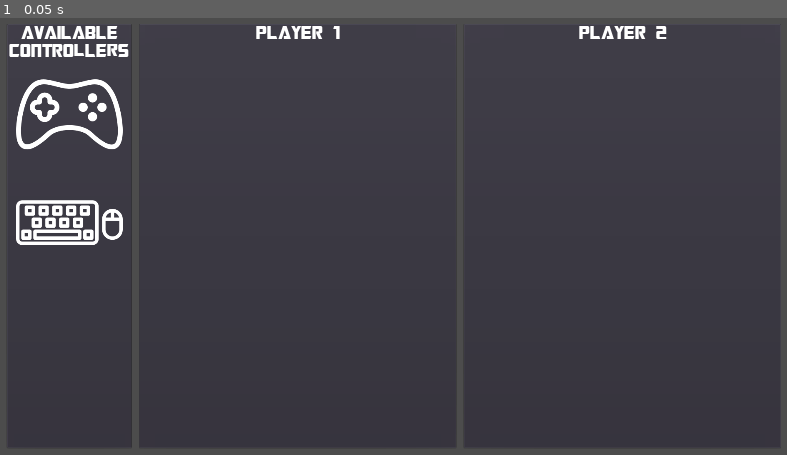
Above: before the commit, frame 1.
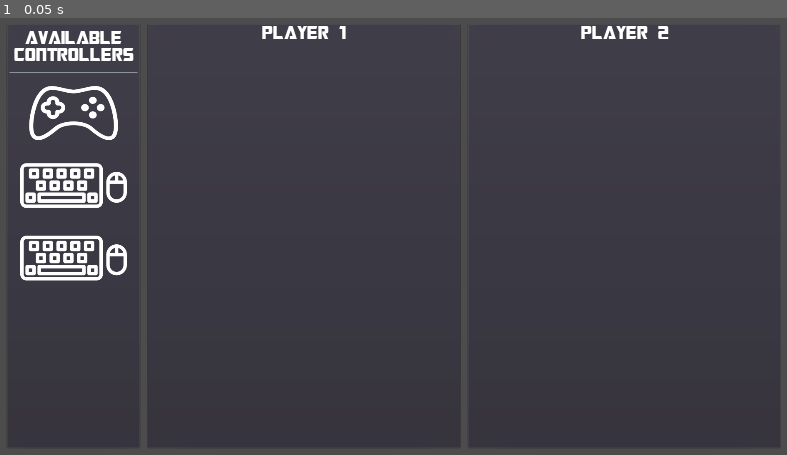
Above: after the commit, the same moment.

Repository: Reituag/DiscoBowl
Game: Godot game, scene res://Sources/UI/CharacterSelection/CharSelect_Menu.tscn
The game is run twice, just before and just after one commit, with the same random seed, the same clock (stepped at 60 frames per second) and the same inputs. This scene is started directly instead of the project's main scene.
Inputs:
- Up to frame 1 (0.05 s): no input

The runs differ from the first frame. In frame 1, 4.2% of the frame differs, in the area x 1-86%, y 1-61%.

Commit message:
Icon resize, Menu Script addition
Resizing of icons, to obtain similar ratio
Addition of a script on CharSelect_Menu in order to add dynamically controller indicators

Diff:
--- a/Project/Art/Icons/console.svg
+++ b/Project/Art/Icons/console.svg
@@ -11,12 +11,12 @@
    id="Capa_1"
    x="0px"
    y="0px"
-   viewBox="0 0 256.00001 256.00001"
+   viewBox="0 0 256.00001 170.00001"
    xml:space="preserve"
    sodipodi:docname="console.svg"
    inkscape:version="1.0.2 (e86c870879, 2021-01-15, custom)"
    width="256"
-   height="256"><metadata
+   height="170"><metadata
    id="metadata73"><rdf:RDF><cc:Work
        rdf:about=""><dc:format>image/svg+xml</dc:format><dc:type
          rdf:resource="http://purl.org/dc/dcmitype/StillImage" /><dc:title></dc:title></cc:Work></rdf:RDF></metadata><defs
@@ -40,167 +40,170 @@
    inkscape:window-x="-9"
    inkscape:window-y="-9"
    inkscape:window-maximized="1"
-   inkscape:current-layer="Capa_1"
+   inkscape:current-layer="layer1"
    inkscape:document-rotation="0" />
+
+
+
+
+
+
+
+
+
+
+
+
+
+
+
+
+
+
+
+
+
 <g
-   id="g6"
-   style="fill:#ffffff;fill-opacity:1;stroke-width:1.25447"
-   transform="matrix(0.79714715,0,0,0.79714715,-3.0931695e-4,3.5079876e-4)">
+   inkscape:groupmode="layer"
+   id="layer1"
+   inkscape:label="Controller"><g
+     id="g6"
+     style="fill:#ffffff;fill-opacity:1;stroke-width:1.56348"
+     transform="matrix(0.66374179,0,0,0.61633166,21.420991,-13.965712)">
 	<g
    id="g4"
-   style="fill:#ffffff;fill-opacity:1;stroke:none;stroke-width:1.25447;stroke-opacity:1">
+   style="fill:#ffffff;fill-opacity:1;stroke:none;stroke-width:1.56348;stroke-opacity:1">
 		<path
    d="m 320.973,200.981 c -0.8,-18.4 -4,-38.8 -8.8,-58 -4.8,-18.4 -10.8,-35.6 -18,-48.8 -28,-49.2 -58.4,-41.6 -94.8,-32 …(993 unchanged characters)…
    id="path2"
-   style="fill:#ffffff;fill-opacity:1;stroke:none;stroke-width:1.25447;stroke-opacity:1" />
-	</g>
-</g>
-<g
-   id="g12"
-   style="fill:#ffffff;fill-opacity:1;stroke-width:1.25447"
-   transform="matrix(0.79714715,0,0,0.79714715,-3.0931695e-4,3.5079876e-4)">
+   style="fill:#ffffff;fill-opacity:1;stroke:none;stroke-width:1.56348;stroke-opacity:1" />
+	</g>
+</g><g
+     id="g12"
+     style="fill:#ffffff;fill-opacity:1;stroke-width:1.56348"
+     transform="matrix(0.66374179,0,0,0.61633166,21.420991,-13.965712)">
 	<g
    id="g10"
-   style="fill:#ffffff;fill-opacity:1;stroke-width:1.25447">
+   style="fill:#ffffff;fill-opacity:1;stroke-width:1.56348">
 		<path
    d="m 123.773,122.981 c -4,-3.6 -8.8,-6.4 -14.4,-6.8 -0.4,-5.2 -2.8,-10.4 -6.4,-14 l -0.4,-0.4 c -4.4,-4.4 -10,-6.8 - …(952 unchanged characters)…
    id="path8"
-   style="fill:#ffffff;fill-opacity:1;stroke-width:1.25447" />
-	</g>
-</g>
-<g
-   id="g18"
-   style="fill:#ffffff;fill-opacity:1;stroke-width:1.25447"
-   transform="matrix(0.79714715,0,0,0.79714715,-3.0931695e-4,3.5079876e-4)">
+   style="fill:#ffffff;fill-opacity:1;stroke-width:1.56348" />
+	</g>
+</g><g
+     id="g18"
+     style="fill:#ffffff;fill-opacity:1;stroke-width:1.56348"
+     transform="matrix(0.66374179,0,0,0.61633166,21.420991,-13.965712)">
 	<g
    id="g16"
-   style="fill:#ffffff;fill-opacity:1;stroke-width:1.25447">
+   style="fill:#ffffff;fill-opacity:1;stroke-width:1.56348">
 		<circle
    cx="230.173"
    cy="110.981"
    r="14"
    id="circle14"
-   style="fill:#ffffff;fill-opacity:1;stroke-width:1.25447" />
-	</g>
-</g>
-<g
-   id="g24"
-   style="fill:#ffffff;fill-opacity:1;stroke-width:1.25447"
-   transform="matrix(0.79714715,0,0,0.79714715,-3.0931695e-4,3.5079876e-4)">
+   style="fill:#ffffff;fill-opacity:1;stroke-width:1.56348" />
+	</g>
+</g><g
+     id="g24"
+     style="fill:#ffffff;fill-opacity:1;stroke-width:1.56348"
+     transform="matrix(0.66374179,0,0,0.61633166,21.420991,-13.965712)">
 	<g
    id="g22"
-   style="fill:#ffffff;fill-opacity:1;stroke-width:1.25447">
+   style="fill:#ffffff;fill-opacity:1;stroke-width:1.56348">
 		<circle
    cx="230.173"
    cy="167.78101"
    r="14"
    id="circle20"
-   style="fill:#ffffff;fill-opacity:1;stroke-width:1.25447" />
-	</g>
-</g>
-<g
-   id="g30"
-   style="fill:#ffffff;fill-opacity:1;stroke-width:1.25447"
-   transform="matrix(0.79714715,0,0,0.79714715,-3.0931695e-4,3.5079876e-4)">
+   style="fill:#ffffff;fill-opacity:1;stroke-width:1.56348" />
+	</g>
+</g><g
+     id="g30"
+     style="fill:#ffffff;fill-opacity:1;stroke-width:1.56348"
+     transform="matrix(0.66374179,0,0,0.61633166,21.420991,-13.965712)">
 	<g
    id="g28"
-   style="fill:#ffffff;fill-opacity:1;stroke-width:1.25447">
+   style="fill:#ffffff;fill-opacity:1;stroke-width:1.56348">
 		<circle
    cx="201.77299"
    cy="139.381"
    r="14"
    id="circle26"
-   style="fill:#ffffff;fill-opacity:1;stroke-width:1.25447" />
-	</g>
-</g>
-<g
-   id="g36"
-   style="fill:#ffffff;fill-opacity:1;stroke-width:1.25447"
-   transform="matrix(0.79714715,0,0,0.79714715,-3.0931695e-4,3.5079876e-4)">
+   style="fill:#ffffff;fill-opacity:1;stroke-width:1.56348" />
+	</g>
+</g><g
+     id="g36"
+     style="fill:#ffffff;fill-opacity:1;stroke-width:1.56348"
+     transform="matrix(0.66374179,0,0,0.61633166,21.420991,-13.965712)">
 	<g
    id="g34"
-   style="fill:#ffffff;fill-opacity:1;stroke-width:1.25447">
+   style="fill:#ffffff;fill-opacity:1;stroke-width:1.56348">
 		<circle
    cx="258.573"
    cy="139.381"
    r="14"
    id="circle32"
-   style="fill:#ffffff;fill-opacity:1;stroke-width:1.25447" />
-	</g>
-</g>
-<g
-   id="g38"
-   style="fill:#ffffff;fill-opacity:1;stroke-width:1.25447"
-   transform="matrix(0.79714715,0,0,0.79714715,-3.0931695e-4,3.5079876e-4)">
-</g>
-<g
-   id="g40"
-   style="fill:#ffffff;fill-opacity:1;stroke-width:1.25447"
-   transform="matrix(0.79714715,0,0,0.79714715,-3.0931695e-4,3.5079876e-4)">
-</g>
-<g
-   id="g42"
-   style="fill:#ffffff;fill-opacity:1;stroke-width:1.25447"
-   transform="matrix(0.79714715,0,0,0.79714715,-3.0931695e-4,3.5079876e-4)">
-</g>
-<g
-   id="g44"
-   style="fill:#ffffff;fill-opacity:1;stroke-width:1.25447"
-   transform="matrix(0.79714715,0,0,0.79714715,-3.0931695e-4,3.5079876e-4)">
-</g>
-<g
-   id="g46"
-   style="fill:#ffffff;fill-opacity:1;stroke-width:1.25447"
-   transform="matrix(0.79714715,0,0,0.79714715,-3.0931695e-4,3.5079876e-4)">
-</g>
-<g
-   id="g48"
-   style="fill:#ffffff;fill-opacity:1;stroke-width:1.25447"
-   transform="matrix(0.79714715,0,0,0.79714715,-3.0931695e-4,3.5079876e-4)">
-</g>
-<g
-   id="g50"
-   style="fill:#ffffff;fill-opacity:1;stroke-width:1.25447"
-   transform="matrix(0.79714715,0,0,0.79714715,-3.0931695e-4,3.5079876e-4)">
-</g>
-<g
-   id="g52"
-   style="fill:#ffffff;fill-opacity:1;stroke-width:1.25447"
-   transform="matrix(0.79714715,0,0,0.79714715,-3.0931695e-4,3.5079876e-4)">
-</g>
-<g
-   id="g54"
-   style="fill:#ffffff;fill-opacity:1;stroke-width:1.25447"
-   transform="matrix(0.79714715,0,0,0.79714715,-3.0931695e-4,3.5079876e-4)">
-</g>
-<g
-   id="g56"
-   style="fill:#ffffff;fill-opacity:1;stroke-width:1.25447"
-   transform="matrix(0.79714715,0,0,0.79714715,-3.0931695e-4,3.5079876e-4)">
-</g>
-<g
-   id="g58"
-   style="fill:#ffffff;fill-opacity:1;stroke-width:1.25447"
-   transform="matrix(0.79714715,0,0,0.79714715,-3.0931695e-4,3.5079876e-4)">
-</g>
-<g
-   id="g60"
-   style="fill:#ffffff;fill-opacity:1;stroke-width:1.25447"
-   transform="matrix(0.79714715,0,0,0.79714715,-3.0931695e-4,3.5079876e-4)">
-</g>
-<g
-   id="g62"
-   style="fill:#ffffff;fill-opacity:1;stroke-width:1.25447"
-   transform="matrix(0.79714715,0,0,0.79714715,-3.0931695e-4,3.5079876e-4)">
-</g>
-<g
-   id="g64"
-   style="fill:#ffffff;fill-opacity:1;stroke-width:1.25447"
-   transform="matrix(0.79714715,0,0,0.79714715,-3.0931695e-4,3.5079876e-4)">
-</g>
-<g
-   id="g66"
-   style="fill:#ffffff;fill-opacity:1;stroke-width:1.25447"
-   transform="matrix(0.79714715,0,0,0.79714715,-3.0931695e-4,3.5079876e-4)">
-</g>
-</svg>
+   style="fill:#ffffff;fill-opacity:1;stroke-width:1.56348" />
+	</g>
+</g><g
+     id="g38"
+     style="fill:#ffffff;fill-opacity:1;stroke-width:1.56348"
+     transform="matrix(0.66374179,0,0,0.61633166,21.420991,-13.965712)">
+</g><g
+     id="g40"
+     style="fill:#ffffff;fill-opacity:1;stroke-width:1.56348"
+     transform="matrix(0.66374179,0,0,0.61633166,21.420991,-13.965712)">
+</g><g
+     id="g42"
+     style="fill:#ffffff;fill-opacity:1;stroke-width:1.56348"
+     transform="matrix(0.66374179,0,0,0.61633166,21.420991,-13.965712)">
+</g><g
+     id="g44"
+     style="fill:#ffffff;fill-opacity:1;stroke-width:1.56348"
+     transform="matrix(0.66374179,0,0,0.61633166,21.420991,-13.965712)">
+</g><g
+     id="g46"
+     style="fill:#ffffff;fill-opacity:1;stroke-width:1.56348"
+     transform="matrix(0.66374179,0,0,0.61633166,21.420991,-13.965712)">
+</g><g
+     id="g48"
+     style="fill:#ffffff;fill-opacity:1;stroke-width:1.56348"
+     transform="matrix(0.66374179,0,0,0.61633166,21.420991,-13.965712)">
+</g><g
+     id="g50"
+     style="fill:#ffffff;fill-opacity:1;stroke-width:1.56348"
+     transform="matrix(0.66374179,0,0,0.61633166,21.420991,-13.965712)">
+</g><g
+     id="g52"
+     style="fill:#ffffff;fill-opacity:1;stroke-width:1.56348"
+     transform="matrix(0.66374179,0,0,0.61633166,21.420991,-13.965712)">
+</g><g
+     id="g54"
+     style="fill:#ffffff;fill-opacity:1;stroke-width:1.56348"
+     transform="matrix(0.66374179,0,0,0.61633166,21.420991,-13.965712)">
+</g><g
+     id="g56"
+     style="fill:#ffffff;fill-opacity:1;stroke-width:1.56348"
+     transform="matrix(0.66374179,0,0,0.61633166,21.420991,-13.965712)">
+</g><g
+     id="g58"
+     style="fill:#ffffff;fill-opacity:1;stroke-width:1.56348"
+     transform="matrix(0.66374179,0,0,0.61633166,21.420991,-13.965712)">
+</g><g
+     id="g60"
+     style="fill:#ffffff;fill-opacity:1;stroke-width:1.56348"
+     transform="matrix(0.66374179,0,0,0.61633166,21.420991,-13.965712)">
+</g><g
+     id="g62"
+     style="fill:#ffffff;fill-opacity:1;stroke-width:1.56348"
+     transform="matrix(0.66374179,0,0,0.61633166,21.420991,-13.965712)">
+</g><g
+     id="g64"
+     style="fill:#ffffff;fill-opacity:1;stroke-width:1.56348"
+     transform="matrix(0.66374179,0,0,0.61633166,21.420991,-13.965712)">
+</g><g
+     id="g66"
+     style="fill:#ffffff;fill-opacity:1;stroke-width:1.56348"
+     transform="matrix(0.66374179,0,0,0.61633166,21.420991,-13.965712)">
+</g></g></svg>
--- a/Project/Art/Icons/keyboard.svg
+++ b/Project/Art/Icons/keyboard.svg
@@ -7,8 +7,8 @@
    xmlns="http://www.w3.org/2000/svg"
    xmlns:sodipodi="http://sodipodi.sourceforge.net/DTD/sodipodi-0.dtd"
    xmlns:inkscape="http://www.inkscape.org/namespaces/inkscape"
-   height="256"
-   viewBox="0 0 256 256"
+   height="170"
+   viewBox="0 0 256 170"
    width="256"
    version="1.1"
    id="svg32"
@@ -53,7 +53,7 @@
   <g
      id="g30"
      style="fill:#ffffff;fill-opacity:1;stroke-width:1.9375"
-     transform="matrix(0.51612903,0,0,0.51612903,-4.1290317,-4.1290317)">
+     transform="matrix(0.51612903,0,0,0.51612903,-4.1290317,-47.129032)">
     <path
        d="M 304,288 H 96 a 8,8 0 0 0 -8,8 v 32 a 8,8 0 0 0 8,8 h 208 a 8,8 0 0 0 8,-8 v -32 a 8,8 0 0 0 -8,-8 z m -8,32 H 104 v -16 h 192 z"
        id="path2"
--- /dev/null
+++ b/Project/Sources/UI/CharacterSelection/CharSelect_Menu.gd
@@ -0,0 +1,26 @@
+extends MarginContainer
+
+
+var ctrl_indic = preload("res://Sources/UI/CharacterSelection/ControllerIndicator.tscn")
+var ctrlers : Dictionary = {}
+onready var ctrler_list : VBoxContainer = $HBoxContainer/Controllers/VBoxContainer/List
+
+# Called when the node enters the scene tree for the first time.
+func _ready():
+	var keyboard_ctrler = ctrl_indic.instance()
+	keyboard_ctrler.is_keyboard = true
+	ctrlers['keyboards'] = {0:keyboard_ctrler}
+	add_ctrler_indicator(keyboard_ctrler)
+
+	for joy in Input.get_connected_joypads():
+		var joypad_ctrler = ctrl_indic.instance()
+		joypad_ctrler.is_keyboard = false
+		ctrlers['joypads'] = {joy:joypad_ctrler}
+		add_ctrler_indicator(joypad_ctrler)
+
+func add_ctrler_indicator(elt):
+	ctrler_list.add_child(elt)
+
+func _input(event):
+	if event.is_action_pressed("ui_right"):
+		print(event.device)
--- a/Project/Sources/UI/CharacterSelection/CharSelect_Menu.tscn
+++ b/Project/Sources/UI/CharacterSelection/CharSelect_Menu.tscn
@@ -1,7 +1,8 @@
-[gd_scene load_steps=3 format=2]
+[gd_scene load_steps=4 format=2]
 
 [ext_resource path="res://Sources/UI/CharacterSelection/CtrlerList.tscn" type="PackedScene" id=1]
 [ext_resource path="res://Sources/UI/CharacterSelection/CharacterSelector.tscn" type="PackedScene" id=2]
+[ext_resource path="res://Sources/UI/CharacterSelection/CharSelect_Menu.gd" type="Script" id=3]
 
 [node name="CharSelect_Menu" type="MarginContainer"]
 anchor_right = 1.0
@@ -10,6 +11,7 @@
 margin_top = 30.0
 margin_right = -30.0
 margin_bottom = -30.0
+script = ExtResource( 3 )
 __meta__ = {
 "_edit_use_anchors_": false
 }
@@ -25,17 +27,17 @@
 }
 
 [node name="Controllers" parent="HBoxContainer" instance=ExtResource( 1 )]
-margin_right = 293.0
+margin_right = 313.0
 margin_bottom = 1020.0
 
 [node name="Player1" parent="HBoxContainer" instance=ExtResource( 2 )]
-margin_left = 308.0
-margin_right = 1076.0
+margin_left = 328.0
+margin_right = 1086.0
 margin_bottom = 1020.0
 character_name = "Player 1"
 
 [node name="Player2" parent="HBoxContainer" instance=ExtResource( 2 )]
-margin_left = 1091.0
+margin_left = 1101.0
 margin_right = 1860.0
 margin_bottom = 1020.0
 character_name = "Player 2"
--- a/Project/Sources/UI/CharacterSelection/ControllerIndicator.tscn
+++ b/Project/Sources/UI/CharacterSelection/ControllerIndicator.tscn
@@ -6,7 +6,10 @@
 
 [node name="ControllerIndicator" type="CenterContainer"]
 margin_right = 256.0
-margin_bottom = 256.0
+margin_bottom = 170.0
+rect_scale = Vector2( 0.5, 0.5 )
+size_flags_horizontal = 3
+size_flags_vertical = 0
 script = ExtResource( 3 )
 __meta__ = {
 "_edit_use_anchors_": false
@@ -14,20 +17,19 @@
 
 [node name="Gamepad" type="TextureRect" parent="."]
 margin_right = 256.0
-margin_bottom = 256.0
+margin_bottom = 170.0
 size_flags_horizontal = 0
 size_flags_vertical = 0
 texture = ExtResource( 1 )
-stretch_mode = 5
+stretch_mode = 6
 
 [node name="Keyboard" type="TextureRect" parent="."]
-visible = false
 margin_right = 256.0
-margin_bottom = 256.0
+margin_bottom = 170.0
 size_flags_horizontal = 0
 size_flags_vertical = 0
 texture = ExtResource( 2 )
-stretch_mode = 5
+stretch_mode = 6
 __meta__ = {
 "_edit_use_anchors_": false
 }
--- a/Project/Sources/UI/CharacterSelection/CtrlerList.tscn
+++ b/Project/Sources/UI/CharacterSelection/CtrlerList.tscn
@@ -8,22 +8,33 @@
 font_data = ExtResource( 1 )
 
 [node name="ControllerList" type="PanelContainer"]
-margin_right = 300.0
-margin_bottom = 200.0
+margin_right = 293.0
+margin_bottom = 667.0
 size_flags_vertical = 3
 __meta__ = {
 "_edit_use_anchors_": false
 }
 
-[node name="VBoxContainer2" type="VBoxContainer" parent="."]
+[node name="VBoxContainer" type="VBoxContainer" parent="."]
 margin_left = 7.0
 margin_top = 7.0
-margin_right = 293.0
-margin_bottom = 602.0
+margin_right = 306.0
+margin_bottom = 660.0
+custom_constants/separation = 10
 
-[node name="Label" type="Label" parent="VBoxContainer2"]
-margin_right = 286.0
-margin_bottom = 75.0
+[node name="MarginContainer" type="MarginContainer" parent="VBoxContainer"]
+margin_right = 299.0
+margin_bottom = 95.0
+custom_constants/margin_right = 10
+custom_constants/margin_top = 10
+custom_constants/margin_left = 10
+custom_constants/margin_bottom = 10
+
+[node name="Label" type="Label" parent="VBoxContainer/MarginContainer"]
+margin_left = 10.0
+margin_top = 10.0
+margin_right = 289.0
+margin_bottom = 85.0
 grow_horizontal = 2
 grow_vertical = 2
 size_flags_horizontal = 3
@@ -38,17 +49,24 @@
 "_edit_use_anchors_": false
 }
 
-[node name="VBoxContainer" type="VBoxContainer" parent="VBoxContainer2"]
-margin_top = 79.0
-margin_right = 286.0
-margin_bottom = 595.0
+[node name="HSeparator" type="HSeparator" parent="VBoxContainer"]
+margin_top = 105.0
+margin_right = 299.0
+margin_bottom = 109.0
+
+[node name="List" type="VBoxContainer" parent="VBoxContainer"]
+margin_top = 119.0
+margin_right = 299.0
+margin_bottom = 463.0
 alignment = 1
 
-[node name="ControllerIndicator" parent="VBoxContainer2/VBoxContainer" instance=ExtResource( 2 )]
-margin_right = 286.0
+[node name="ControllerIndicator" parent="VBoxContainer/List" instance=ExtResource( 2 )]
+margin_right = 299.0
+rect_scale = Vector2( 1, 1 )
 
-[node name="ControllerIndicator2" parent="VBoxContainer2/VBoxContainer" instance=ExtResource( 2 )]
-margin_top = 260.0
-margin_right = 286.0
-margin_bottom = 516.0
+[node name="ControllerIndicator2" parent="VBoxContainer/List" instance=ExtResource( 2 )]
+margin_top = 174.0
+margin_right = 299.0
+margin_bottom = 344.0
+rect_scale = Vector2( 1, 1 )
 is_keyboard = true
